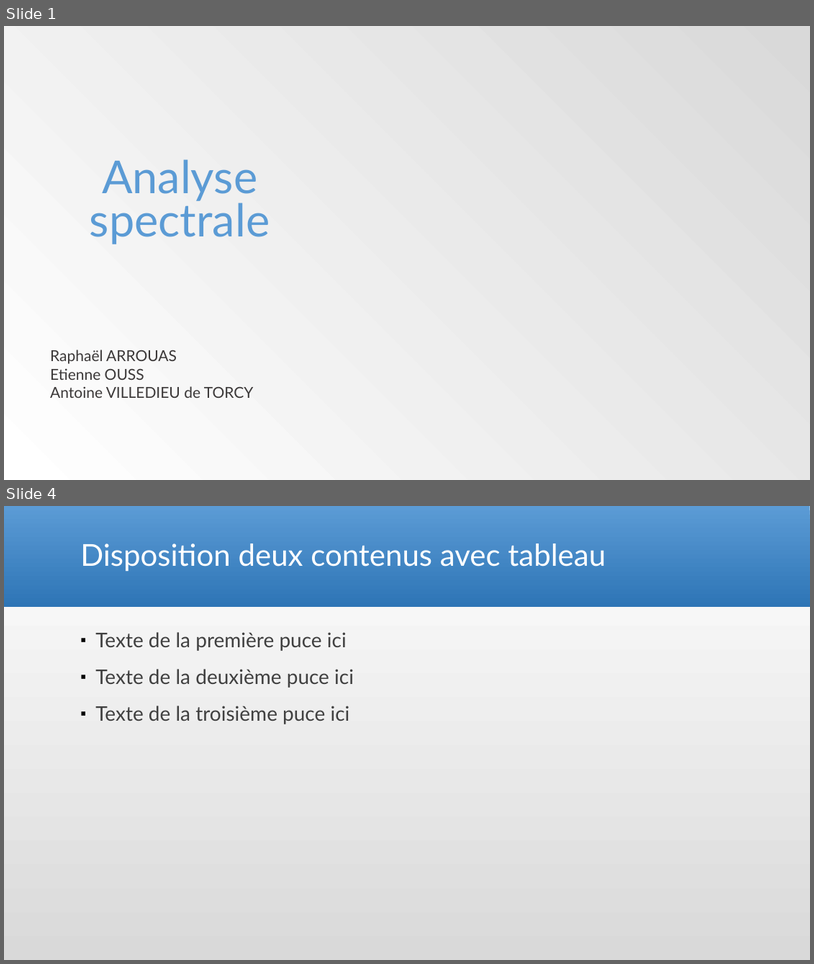
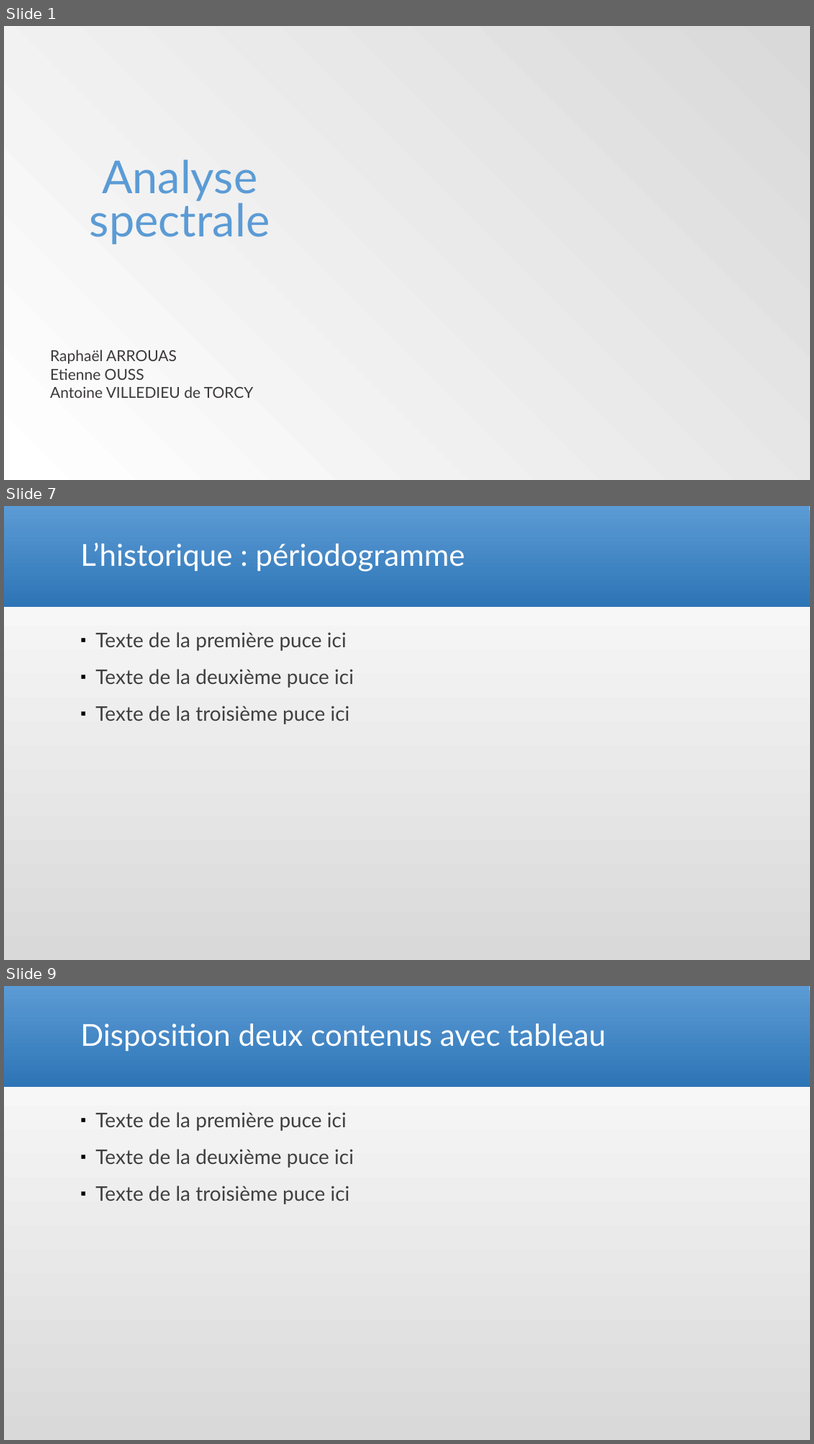
Before and after one commit to Arcyno/analyse_spectrale, a slide deck: Analyse spectrale_etienne.pptx. Shown one above the other, each under a label of ours: slides 1 and 4 before the commit, slides 1, 7 and 9 after it; the slides between them are not shown. The pictures are 814x964 and 814x1444 pixels, drawn with LibreOffice and Linux fonts; fonts in the diff are those of the drawing; background and template pictures are left out. Boxes give left, top, right and bottom in pixels: in the first picture for what was removed or moved away, otherwise in the second. Text is boxed around its words. In the diff, an @@ line names an element or a change of style, - is before the commit and + after.

```diff
--- a/Analyse spectrale_etienne.pptx
+++ b/Analyse spectrale_etienne.pptx
@@ slide 7 added at <box>4,506,810,960</box>, background gradient #D9D9D9 to #FFFFFF; not listed: 1 template element that a slide beside it also shows @@
@@ title added at <box>80,543,466,572</box>, 36 pt, text #FFFFFF @@
+L’historique : périodogramme
@@ text added at <box>95,632,354,724</box>, 24 pt, text #404040 @@
+▪ Texte de la première puce ici
+▪ Texte de la deuxième puce ici
+▪ Texte de la troisième puce ici
@@ what was slide 4 is now slide 9 @@
```
Also in this commit, not shown: 3 slides changed, 4 other slides added.
